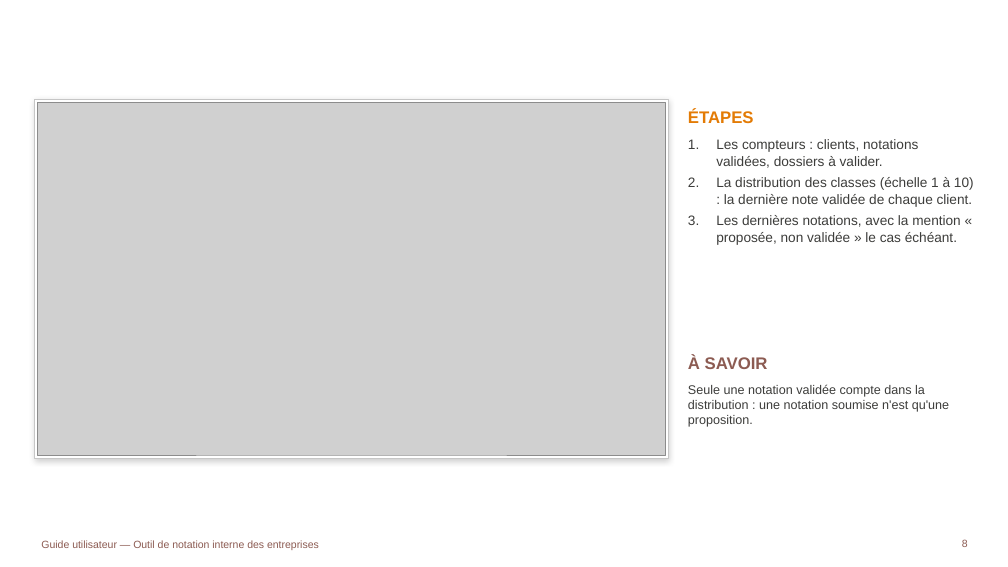
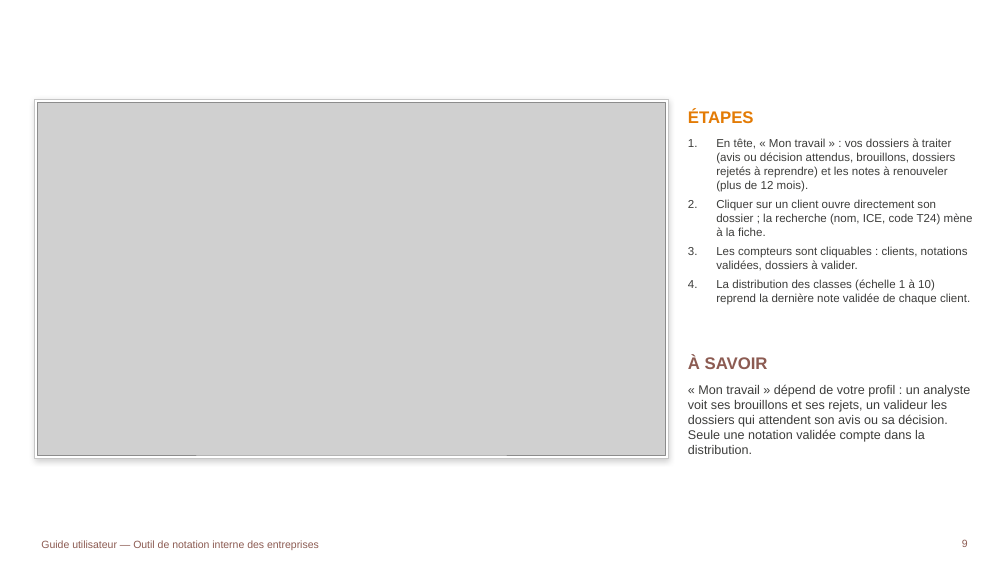
Before and after one commit to tariqeddoumi/Entreprise-scoring-cl, a slide deck: slide 9 of docs/guides/Guide_utilisateur_outil_notation.pptx (slide 8 before the commit). Drawn at 1008x567 pixels with LibreOffice and Linux fonts; fonts in the diff are those of the drawing; grey boxes stand for pictures; background and template pictures are left out. Boxes give left, top, right and bottom in pixels: in the first picture for what was removed or moved away, otherwise in the second. Text is boxed around its words. In the diff, an @@ line names an element or a change of style, - is before the commit and + after.

```diff
--- a/docs/guides/Guide_utilisateur_outil_notation.pptx
+++ b/docs/guides/Guide_utilisateur_outil_notation.pptx
@@ text at [716, 138, 973, 305]: text changed; size 13 to 11 pt @@
-1. Les compteurs : clients, notations validées, dossiers à valider.
-2. La distribution des classes (échelle 1 à 10) : la dernière note validée de chaque client.
-3. Les dernières notations, avec la mention « proposée, non validée » le cas échéant.
+1. En tête, « Mon travail » : vos dossiers à traiter (avis ou décision attendus, brouillons, dossiers rejetés à reprendre) et les notes à renouveler (plus de 12 mois).
+2. Cliquer sur un client ouvre directement son dossier ; la recherche (nom, ICE, code T24) mène à la fiche.
+3. Les compteurs sont cliquables : clients, notations validées, dossiers à valider.
+4. La distribution des classes (échelle 1 à 10) reprend la dernière note validée de chaque client.
@@ text at [688, 384, 970, 454]: text changed @@
-Seule une notation validée compte dans la distribution : une notation soumise n'est qu'une proposition.
+« Mon travail » dépend de votre profil : un analyste voit ses brouillons et ses rejets, un valideur les dossiers qui attendent son avis ou sa décision. Seule une notation validée compte dans la distribution.
```
Also in this commit, not shown: 10 other slides changed, 8 slides added, 18 other files.
